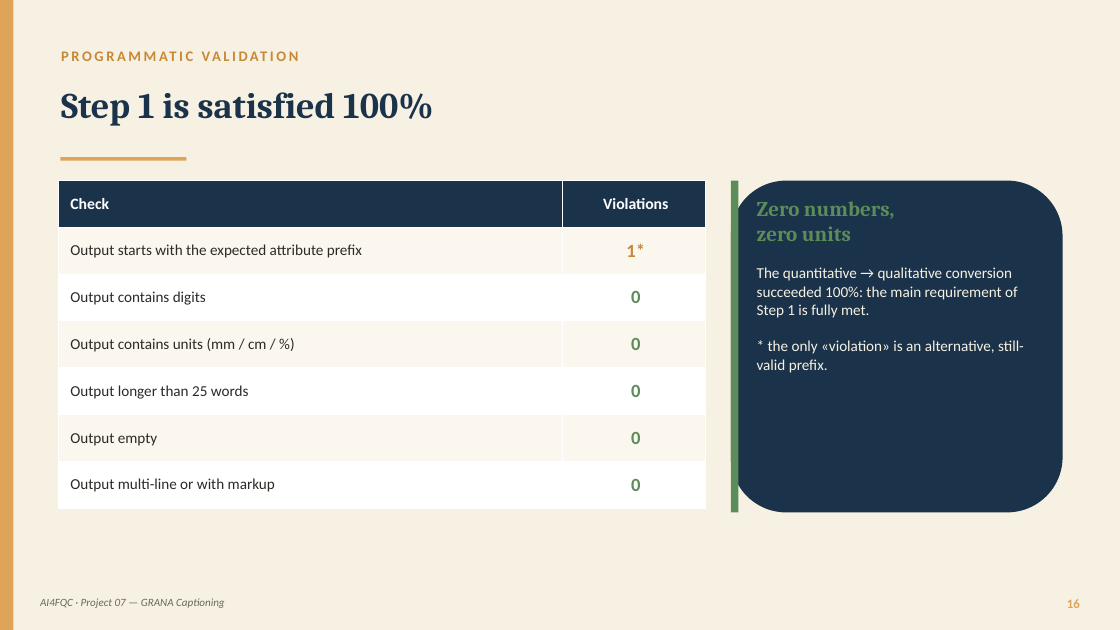
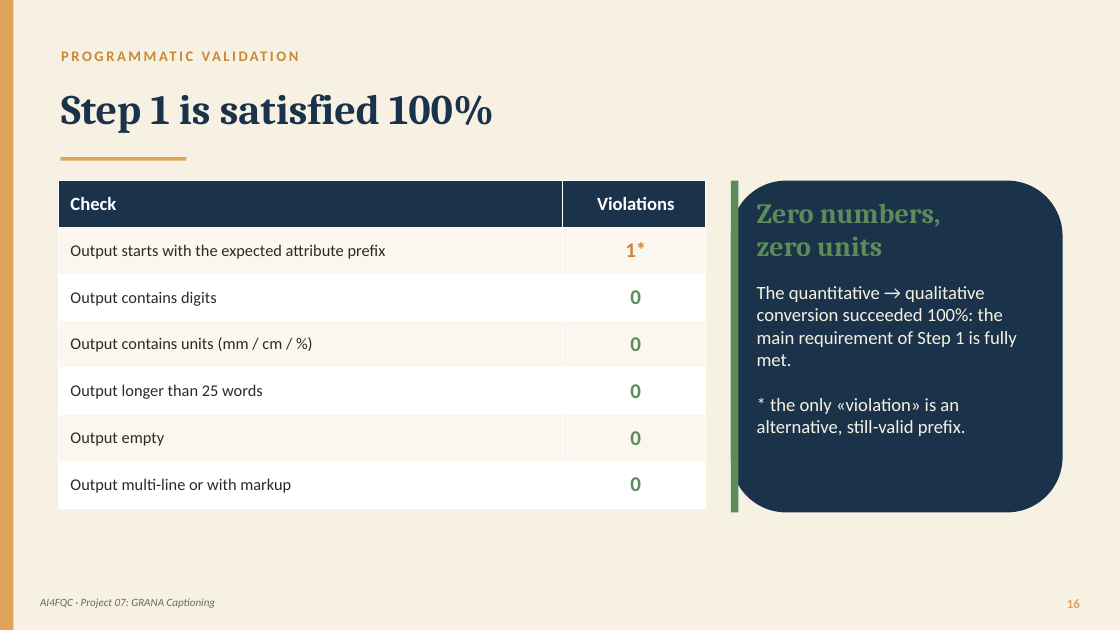
Before and after one commit to panciut/Cheese, a slide deck: slide 16 of presentation/Trentingrana_Captioning_EN.pptx. Drawn at 1120x630 pixels with LibreOffice and Linux fonts; fonts in the diff are those of the drawing. Boxes give left, top, right and bottom in pixels: in the first picture for what was removed or moved away, otherwise in the second. Text is boxed around its words. In the diff, an @@ line names an element or a change of style, - is before the commit and + after.

Commit message:
Remove redundant presentation directory entry from .gitignore and update Trentingrana_Captioning_EN.pptx file

```diff
--- a/presentation/Trentingrana_Captioning_EN.pptx
+++ b/presentation/Trentingrana_Captioning_EN.pptx
@@ text "Step 1 is satisfied 100%" at (61,94,494,133): size 31 to 36 pt @@
@@ table at (59,181,706,508) @@
@@ size 13.5 to 16 pt in "Check", "Violations" @@
@@ size 13 to 14 pt in "Output starts with the expected attribute prefix", "Output contains digits", "Output contains units (mm / cm / ...", "Output longer than 25 words" and 2 more places @@
@@ size 16 to 18 pt in "1*", "0", "0", "0" and 2 more places @@
@@ text "Zero numbers," at (757,204,1016,436): size 18 to 24 pt in "Zero numbers,", "zero units"; size 13 to 16 pt in "The quantitative → qualitative conversion succeeded 100%: ..." @@
@@ text at (40,598,216,608): text changed @@
-AI4FQC · Project 07 — GRANA Captioning
+AI4FQC · Project 07: GRANA Captioning
```
Also in this commit, not shown: 29 other slides changed, 1 other file.
